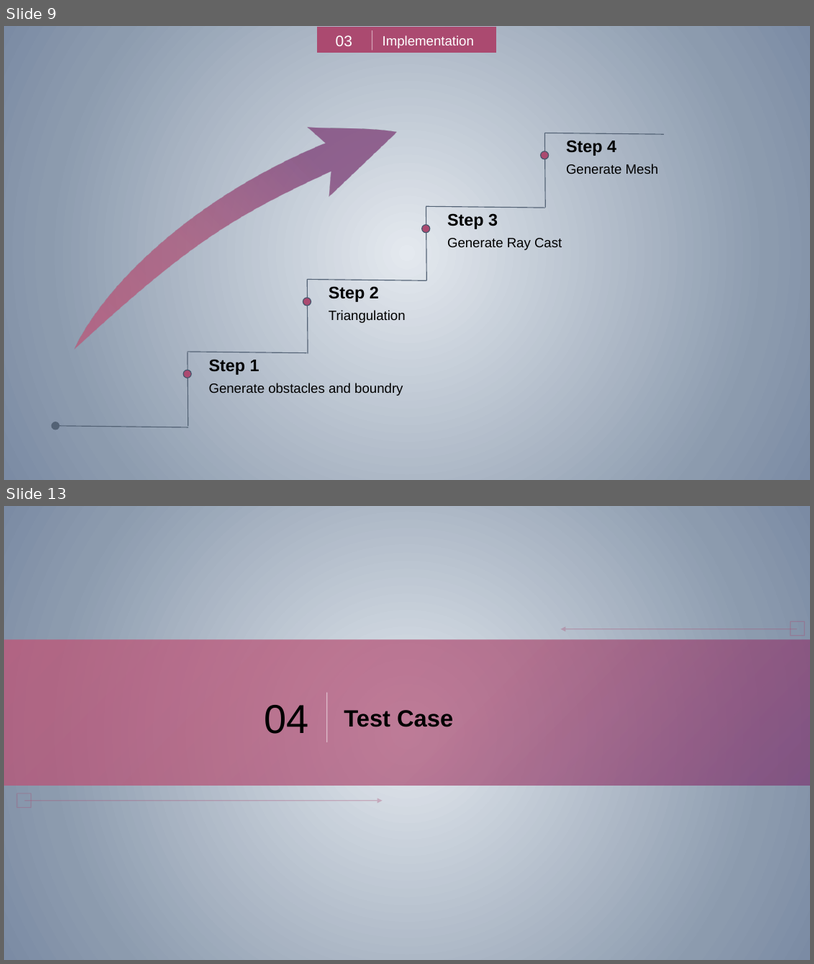
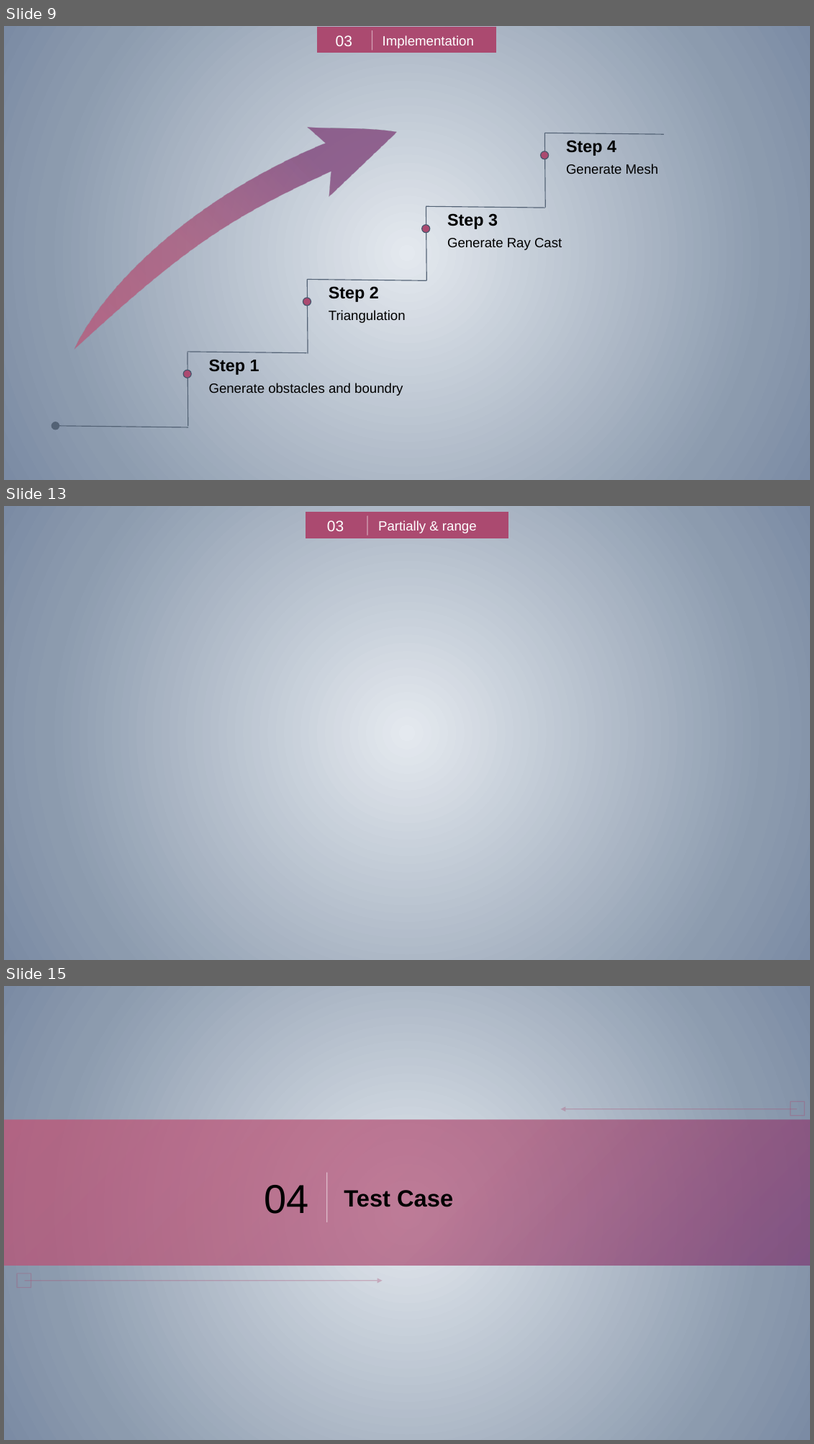
Before and after one commit to zhuangzhuang131419/McGill, a slide deck: COMP396/Presentation.pptx. Shown one above the other, each under a label of ours: slides 9 and 13 before the commit, slides 9, 13 and 15 after it; the slides between them are not shown. The pictures are 814x964 and 814x1444 pixels, drawn with LibreOffice and Linux fonts; fonts in the diff are those of the drawing. Boxes give left, top, right and bottom in pixels: in the first picture for what was removed or moved away, otherwise in the second. Text is boxed around its words. In the diff, an @@ line names an element or a change of style, - is before the commit and + after.

```diff
--- a/COMP396/Presentation.pptx
+++ b/COMP396/Presentation.pptx
@@ slide 13 added at box(4, 506, 810, 960), background gradient #E4E9EF to #8C9BAE to #7B8BA4 @@
@@ group added at box(306, 512, 509, 538): 2 texts, 1 rectangle, 1 line @@
+Partially & range
+03
@@ what was slide 13 is now slide 15 @@
```
Also in this commit, not shown: 6 slides changed, 1 other slide added, 1 slide removed.
